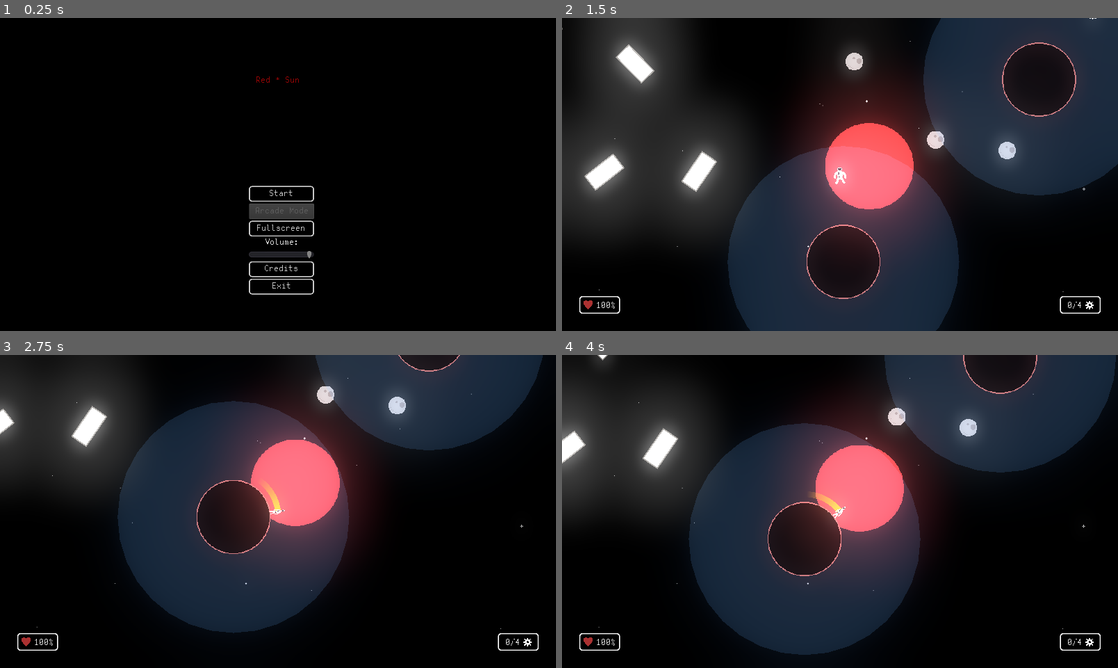
Above: before the commit, frames 1-4 (two rows, left to right).
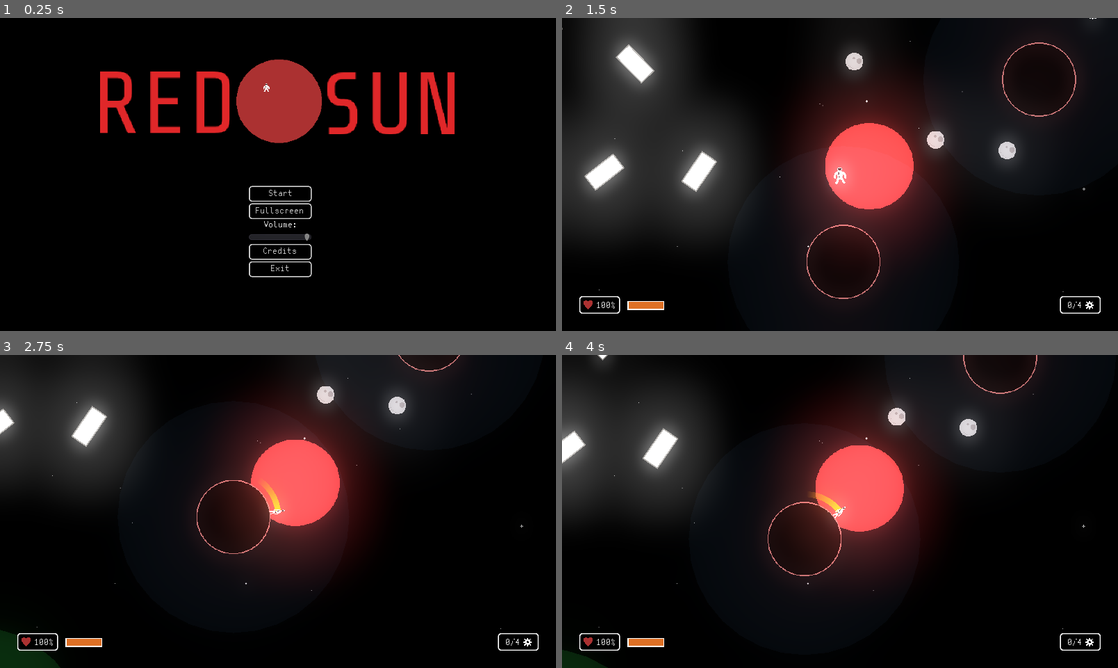
Above: after the commit, the same moments.

Repository: CorvatoCafeto/AsteroidKaiju
Game: Godot game, scene res://interface/TitleSreen.tscn
Two runs of this game, one before a commit and one after it. Both use one fixed random seed, a clock stepped at 60 frames per second and the inputs below.
Inputs:
- Up to frame 1 (0.25 s): no input
- Up to frame 2 (1.5 s): click "Credits" at 0.5 s; click "Start" at 1.25 s
- Up to frame 3 (2.75 s): hold Right (ui_right) from 2.03 s (still down)
- Up to frame 4 (4 s): release Right (ui_right) at 2.78 s; hold Left (ui_left) 2.78-3.53 s; hold Right (ui_right) from 3.53 s (still down)

The runs differ from the first frame. In frame 1, 8.7% of the frame differs, in the area x 18-82%, y 13-89%; in frame 2, 33%, in the area x 11-100%, y 0-100%; in frame 3, 31%; in frame 4, 33%.

Commit message:
Polishing jumping and menus.

Diff:
--- a/autoloads/Globals.gd
+++ b/autoloads/Globals.gd
@@ -3,3 +3,6 @@
 var total_gears = 0
 var astronaut_health = 4
 var hit = false
+var jetpack_fuel = 100
+var jetpack_step = 1
+var death = false
--- /dev/null
+++ b/default_bus_layout.tres
@@ -0,0 +1,3 @@
+[gd_resource type="AudioBusLayout" format=2]
+
+[resource]
--- a/interface/TitleSreen.tscn
+++ b/interface/TitleSreen.tscn
@@ -1,9 +1,10 @@
-[gd_scene load_steps=5 format=2]
+[gd_scene load_steps=6 format=2]
 
 [ext_resource path="res://themes/Retro.tres" type="Theme" id=1]
 [ext_resource path="res://interface/TitleScreen.gd" type="Script" id=2]
-[ext_resource path="res://interface/VolumeSlider.gd" type="Script" id=3]
-[ext_resource path="res://music/TitleScreen.wav" type="AudioStream" id=4]
+[ext_resource path="res://marketing/header.png" type="Texture" id=3]
+[ext_resource path="res://interface/VolumeSlider.gd" type="Script" id=4]
+[ext_resource path="res://music/TitleScreen.wav" type="AudioStream" id=5]
 
 [node name="TitleScreen" type="Control"]
 anchor_right = 1.0
@@ -16,18 +17,13 @@
 anchor_bottom = 1.0
 color = Color( 0, 0, 0, 1 )
 
-[node name="TitleLogo" type="Label" parent="."]
-anchor_left = 0.5
-anchor_right = 0.5
-margin_left = -56.0
-margin_top = 100.0
-margin_right = 56.0
-margin_bottom = 35.0
-custom_colors/font_color = Color( 0.670588, 0.0235294, 0.0235294, 1 )
-text = "Red * Sun
-"
-align = 1
-valign = 1
+[node name="TitleTexture" type="TextureRect" parent="."]
+margin_left = 100.0
+margin_top = 20.0
+margin_right = 1600.0
+margin_bottom = 520.0
+rect_scale = Vector2( 0.5, 0.5 )
+texture = ExtResource( 3 )
 
 [node name="VBoxContainer" type="VBoxContainer" parent="."]
 anchor_left = 0.5
@@ -45,6 +41,7 @@
 text = "Start"
 
 [node name="ArcadeButton" type="Button" parent="VBoxContainer"]
+visible = false
 margin_top = 30.0
 margin_right = 108.0
 margin_bottom = 56.0
@@ -52,40 +49,40 @@
 text = "Arcade Mode"
 
 [node name="FullscreenButton" type="Button" parent="VBoxContainer"]
-margin_top = 60.0
+margin_top = 30.0
 margin_right = 108.0
-margin_bottom = 86.0
+margin_bottom = 56.0
 text = "Fullscreen"
 
 [node name="VolumeLabel" type="Label" parent="VBoxContainer"]
-margin_top = 90.0
+margin_top = 60.0
 margin_right = 108.0
-margin_bottom = 106.0
+margin_bottom = 76.0
 text = "Volume:"
 align = 1
 
 [node name="VolumeSlider" type="HSlider" parent="VBoxContainer"]
-margin_top = 110.0
+margin_top = 80.0
+margin_right = 108.0
+margin_bottom = 96.0
+max_value = 1.0
+value = 1.0
+script = ExtResource( 4 )
+
+[node name="CreditsButton" type="Button" parent="VBoxContainer"]
+margin_top = 100.0
 margin_right = 108.0
 margin_bottom = 126.0
-max_value = 1.0
-value = 1.0
-script = ExtResource( 3 )
+text = "Credits"
 
-[node name="CreditsButton" type="Button" parent="VBoxContainer"]
+[node name="ExitButton" type="Button" parent="VBoxContainer"]
 margin_top = 130.0
 margin_right = 108.0
 margin_bottom = 156.0
-text = "Credits"
-
-[node name="ExitButton" type="Button" parent="VBoxContainer"]
-margin_top = 160.0
-margin_right = 108.0
-margin_bottom = 186.0
 text = "Exit"
 
 [node name="AudioStreamPlayer" type="AudioStreamPlayer" parent="."]
-stream = ExtResource( 4 )
+stream = ExtResource( 5 )
 autoplay = true
 
 [connection signal="pressed" from="VBoxContainer/StartButton" to="." method="_on_StartButton_pressed"]
--- a/interface/UserInterface.gd
+++ b/interface/UserInterface.gd
@@ -2,10 +2,18 @@
 
 onready var quantity = $Control/GearsPanel/Quantity
 onready var health = $Control/HealthPanel/Percentage
+onready var fuel = $Control/ProgressBar
+
+func _ready():
+	fuel.value = Globals.jetpack_fuel
+	fuel.max_value = Globals.jetpack_fuel
+	fuel.step = Globals.jetpack_step
+	$Control/HBoxContainer.visible = false
 
 func _process(delta):
 	update_gears()
 	update_health()
+	update_fuel()
 
 func update_gears():
 	match Globals.total_gears:
@@ -24,6 +32,7 @@
 	match Globals.astronaut_health:
 		0:
 			health.text = "000%"
+			$Control/HBoxContainer.visible = true
 		1:
 			health.text = "025%"
 		2:
@@ -32,3 +41,12 @@
 			health.text = "075%"
 		4:
 			health.text = "100%"
+
+func update_fuel():
+	fuel.value = Globals.jetpack_fuel
+
+func _on_Retry_pressed():
+	get_tree().change_scene("res://scenes/AnotherSpace.tscn")
+
+func _on_Exit_pressed():
+	get_tree().quit()
--- a/interface/UserInterface.tscn
+++ b/interface/UserInterface.tscn
@@ -1,9 +1,12 @@
-[gd_scene load_steps=5 format=2]
+[gd_scene load_steps=8 format=2]
 
 [ext_resource path="res://interface/UserInterface.gd" type="Script" id=1]
 [ext_resource path="res://themes/Retro.tres" type="Theme" id=2]
 [ext_resource path="res://textures/heart.png" type="Texture" id=3]
 [ext_resource path="res://textures/gear.png" type="Texture" id=4]
+[ext_resource path="res://textures/fuelbar_under.png" type="Texture" id=5]
+[ext_resource path="res://textures/fuelbar_over.png" type="Texture" id=6]
+[ext_resource path="res://textures/fuelbar_progress.png" type="Texture" id=7]
 
 [node name="UserInterface" type="CanvasLayer"]
 script = ExtResource( 1 )
@@ -14,6 +17,7 @@
 theme = ExtResource( 2 )
 
 [node name="HealthPanel" type="Panel" parent="Control"]
+editor/display_folded = true
 margin_left = 30.0
 margin_top = 480.0
 margin_right = 100.0
@@ -34,6 +38,7 @@
 texture = ExtResource( 3 )
 
 [node name="GearsPanel" type="Panel" parent="Control"]
+editor/display_folded = true
 margin_left = 860.0
 margin_top = 480.0
 margin_right = 930.0
@@ -52,3 +57,38 @@
 [node name="GearTexture" type="Sprite" parent="Control/GearsPanel"]
 position = Vector2( 51.1199, 15.3998 )
 texture = ExtResource( 4 )
+
+[node name="ProgressBar" type="TextureProgress" parent="Control"]
+margin_left = 113.351
+margin_top = 487.763
+margin_right = 177.351
+margin_bottom = 503.763
+rounded = true
+texture_under = ExtResource( 5 )
+texture_over = ExtResource( 6 )
+texture_progress = ExtResource( 7 )
+
+[node name="HBoxContainer" type="HBoxContainer" parent="Control"]
+visible = false
+anchor_left = 0.5
+anchor_top = 0.5
+anchor_right = 0.5
+anchor_bottom = 0.5
+margin_left = 405.059
+margin_top = 213.277
+margin_right = 521.059
+margin_bottom = 239.277
+
+[node name="Retry" type="Button" parent="Control/HBoxContainer"]
+margin_right = 60.0
+margin_bottom = 26.0
+text = "Retry"
+
+[node name="Exit" type="Button" parent="Control/HBoxContainer"]
+margin_left = 64.0
+margin_right = 116.0
+margin_bottom = 26.0
+text = "Exit"
+
+[connection signal="pressed" from="Control/HBoxContainer/Retry" to="." method="_on_Retry_pressed"]
+[connection signal="pressed" from="Control/HBoxContainer/Exit" to="." method="_on_Exit_pressed"]
--- a/objects/Planetoid.gd
+++ b/objects/Planetoid.gd
@@ -2,7 +2,8 @@
 
 export (Color) var atmosphere = Color(.37, .62, .9, .15)
 
-const GRAVITY = 200#4000
+#const GRAVITY = 200
+export var GRAVITY = 200
 
 onready var gravityCenter = get_node("GravityCenter")
 var gravityEffectField = GRAVITY
--- a/objects/Planetoid.tscn
+++ b/objects/Planetoid.tscn
@@ -9,7 +9,9 @@
 [node name="Planetoid" type="StaticBody2D" groups=[
 "Planet",
 ]]
+collision_layer = 2
 script = ExtResource( 1 )
+atmosphere = Color( 0.368627, 0.619608, 0.901961, 0.0392157 )
 
 [node name="Sprite" type="Sprite" parent="."]
 modulate = Color( 0.686275, 0.403922, 0.403922, 1 )
--- a/objects/StaticPlatform.tscn
+++ b/objects/StaticPlatform.tscn
@@ -6,6 +6,7 @@
 extents = Vector2( 31.3636, 15.1136 )
 
 [node name="StaticPlatform" type="StaticBody2D"]
+collision_layer = 2
 
 [node name="Sprite" type="Sprite" parent="."]
 texture = ExtResource( 1 )
--- /dev/null
+++ b/scenes/AnotherSpace.gd
@@ -0,0 +1,5 @@
+extends WorldEnvironment
+
+func _on_Timer_timeout():
+	$AnimationPlayer.current_animation = "FadeIn"
+	$AnimationPlayer.play()
--- a/scenes/AnotherSpace.tscn
+++ b/scenes/AnotherSpace.tscn
@@ -1,14 +1,15 @@
-[gd_scene load_steps=11 format=2]
+[gd_scene load_steps=13 format=2]
 
-[ext_resource path="res://scenes/Astronaut.tscn" type="PackedScene" id=1]
-[ext_resource path="res://scenes/Background.tscn" type="PackedScene" id=2]
-[ext_resource path="res://interface/UserInterface.tscn" type="PackedScene" id=3]
-[ext_resource path="res://music/GameLoop.wav" type="AudioStream" id=4]
-[ext_resource path="res://objects/Gear.tscn" type="PackedScene" id=5]
-[ext_resource path="res://objects/Debris.tscn" type="PackedScene" id=6]
-[ext_resource path="res://objects/StaticPlatform.tscn" type="PackedScene" id=7]
-[ext_resource path="res://objects/Planetoid.tscn" type="PackedScene" id=8]
-[ext_resource path="res://textures/spaceship.png" type="Texture" id=9]
+[ext_resource path="res://scenes/AnotherSpace.gd" type="Script" id=1]
+[ext_resource path="res://scenes/Astronaut.tscn" type="PackedScene" id=2]
+[ext_resource path="res://scenes/Background.tscn" type="PackedScene" id=3]
+[ext_resource path="res://interface/UserInterface.tscn" type="PackedScene" id=4]
+[ext_resource path="res://music/GameLoop.wav" type="AudioStream" id=5]
+[ext_resource path="res://textures/spaceship.png" type="Texture" id=6]
+[ext_resource path="res://objects/Gear.tscn" type="PackedScene" id=7]
+[ext_resource path="res://objects/Debris.tscn" type="PackedScene" id=8]
+[ext_resource path="res://objects/StaticPlatform.tscn" type="PackedScene" id=9]
+[ext_resource path="res://objects/Planetoid.tscn" type="PackedScene" id=10]
 
 [sub_resource type="Environment" id=1]
 background_mode = 4
@@ -18,81 +19,140 @@
 glow_blend_mode = 0
 glow_bicubic_upscale = true
 
+[sub_resource type="Animation" id=2]
+resource_name = "FadeIn"
+length = 2.0
+tracks/0/type = "value"
+tracks/0/path = NodePath(".:volume_db")
+tracks/0/interp = 1
+tracks/0/loop_wrap = true
+tracks/0/imported = false
+tracks/0/enabled = true
+tracks/0/keys = {
+"times": PoolRealArray( 0, 2 ),
+"transitions": PoolRealArray( 1, 1 ),
+"update": 0,
+"values": [ -40.0, 0.0 ]
+}
+tracks/1/type = "value"
+tracks/1/path = NodePath(".:playing")
+tracks/1/interp = 1
+tracks/1/loop_wrap = true
+tracks/1/imported = false
+tracks/1/enabled = true
+tracks/1/keys = {
+"times": PoolRealArray( 0.00893394 ),
+"transitions": PoolRealArray( 1 ),
+"update": 1,
+"values": [ true ]
+}
+
 [node name="AnotherSpace" type="WorldEnvironment"]
 environment = SubResource( 1 )
+script = ExtResource( 1 )
 
-[node name="Astronaut" parent="." instance=ExtResource( 1 )]
+[node name="Astronaut" parent="." instance=ExtResource( 2 )]
 position = Vector2( -203.584, 51.8946 )
 
-[node name="Background" parent="." instance=ExtResource( 2 )]
+[node name="Background" parent="." instance=ExtResource( 3 )]
 
-[node name="UserInterface" parent="." instance=ExtResource( 3 )]
+[node name="UserInterface" parent="." instance=ExtResource( 4 )]
+
+[node name="AnimationPlayer" type="AnimationPlayer" parent="."]
+root_node = NodePath("../AudioStreamPlayer")
+anims/FadeIn = SubResource( 2 )
 
 [node name="AudioStreamPlayer" type="AudioStreamPlayer" parent="."]
-stream = ExtResource( 4 )
-volume_db = -5.0
-autoplay = true
+stream = ExtResource( 5 )
+
+[node name="Spaceship" type="Sprite" parent="."]
+position = Vector2( -319.95, 917.892 )
+rotation = -2.09428
+z_index = -1
+texture = ExtResource( 6 )
 
 [node name="Gears" type="Node" parent="."]
 editor/display_folded = true
 
-[node name="Gear" parent="Gears" instance=ExtResource( 5 )]
+[node name="Gear" parent="Gears" instance=ExtResource( 7 )]
 position = Vector2( -732.34, -230.489 )
 
-[node name="Gear2" parent="Gears" instance=ExtResource( 5 )]
+[node name="Gear2" parent="Gears" instance=ExtResource( 7 )]
 position = Vector2( 232.9, -217.547 )
 
 [node name="Debris" type="Node" parent="."]
 editor/display_folded = true
 
-[node name="Debris" parent="Debris" instance=ExtResource( 6 )]
+[node name="Debris" parent="Debris" instance=ExtResource( 8 )]
 position = Vector2( -178.454, -138.017 )
 
-[node name="Debris2" parent="Debris" instance=ExtResource( 6 )]
+[node name="Debris2" parent="Debris" instance=ExtResource( 8 )]
 position = Vector2( -38.1675, -3.2612 )
 
-[node name="Debris3" parent="Debris" instance=ExtResource( 6 )]
+[node name="Debris3" parent="Debris" instance=ExtResource( 8 )]
 position = Vector2( 85.2099, 15.4912 )
 
-[node name="Debris4" parent="Debris" instance=ExtResource( 6 )]
+[node name="Debris4" parent="Debris" instance=ExtResource( 8 )]
 position = Vector2( 65.3182, -261.514 )
 
-[node name="Debris5" parent="Debris" instance=ExtResource( 6 )]
+[node name="Debris5" parent="Debris" instance=ExtResource( 8 )]
 position = Vector2( -738.393, -81.2374 )
 
 [node name="StaticPlatorms" type="Node" parent="."]
 editor/display_folded = true
 
-[node name="StaticPlatform" parent="StaticPlatorms" instance=ExtResource( 7 )]
+[node name="StaticPlatform" parent="StaticPlatorms" instance=ExtResource( 9 )]
 position = Vector2( -446.62, 51.495 )
 rotation = 2.17485
 
-[node name="StaticPlatform2" parent="StaticPlatorms" instance=ExtResource( 7 )]
+[node name="StaticPlatform2" parent="StaticPlatorms" instance=ExtResource( 9 )]
 position = Vector2( -610.278, 52.5374 )
 rotation = 2.47728
 
-[node name="StaticPlatform3" parent="StaticPlatorms" instance=ExtResource( 7 )]
+[node name="StaticPlatform3" parent="StaticPlatorms" instance=ExtResource( 9 )]
 position = Vector2( -557.115, -134.054 )
 rotation = 3.93765
 
-[node name="StaticPlatform4" parent="StaticPlatorms" instance=ExtResource( 7 )]
+[node name="StaticPlatform4" parent="StaticPlatorms" instance=ExtResource( 9 )]
 position = Vector2( -716.604, -187.217 )
 rotation = 2.47728
 
 [node name="Planetoids" type="Node" parent="."]
 editor/display_folded = true
 
-[node name="Planetoid" parent="Planetoids" instance=ExtResource( 8 )]
+[node name="Planetoid" parent="Planetoids" instance=ExtResource( 10 )]
 position = Vector2( -197.554, 207.72 )
 
-[node name="Planetoid2" parent="Planetoids" instance=ExtResource( 8 )]
+[node name="Planetoid2" parent="Planetoids" instance=ExtResource( 10 )]
 position = Vector2( 140.256, -107.012 )
 
-[node name="Planetoid3" parent="Planetoids" instance=ExtResource( 8 )]
+[node name="Planetoid3" parent="Planetoids" instance=ExtResource( 10 )]
+editor/display_folded = true
 position = Vector2( -213.501, 855.631 )
 
-[node name="Spaceship" type="Sprite" parent="."]
-position = Vector2( -319.95, 917.892 )
-rotation = -2.09428
-z_index = -1
-texture = ExtResource( 9 )
+[node name="Sprite" parent="Planetoids/Planetoid3" index="0"]
+modulate = Color( 0.964706, 0.964706, 0.964706, 1 )
+
+[node name="Planetoid4" parent="Planetoids" instance=ExtResource( 10 )]
+editor/display_folded = true
+position = Vector2( -648.493, 595.959 )
+atmosphere = Color( 0.168627, 0.721569, 0.254902, 0.14902 )
+GRAVITY = 500
+
+[node name="Sprite" parent="Planetoids/Planetoid4" index="0"]
+modulate = Color( 0.27451, 0.823529, 0.176471, 1 )
+scale = Vector2( 2, 2 )
+
+[node name="CollisionShape2D" parent="Planetoids/Planetoid4" index="1"]
+scale = Vector2( 2, 2 )
+
+[node name="Timer" type="Timer" parent="."]
+wait_time = 3.0
+one_shot = true
+autostart = true
+
+[connection signal="timeout" from="Timer" to="." method="_on_Timer_timeout"]
+
+[editable path="Planetoids/Planetoid3"]
+
+[editable path="Planetoids/Planetoid4"]
--- a/scenes/Astronaut.gd
+++ b/scenes/Astronaut.gd
@@ -27,25 +27,26 @@
 	if(nextPlanet != closestPlanet && nextPlanet.is_in_gravity_field(global_position)):
 		closestPlanet = nextPlanet
 
-	applyMovement(delta)
-	applyGravity(delta)
-	applyJump(delta)
-	checkHit()
+	if Globals.death == false:
+		applyMovement(delta)
+		applyGravity(delta)
+		applyJump(delta)
+		checkHit()
 
-	var playerRot = get_player_rotation()
+		var playerRot = get_player_rotation()
 
-	velocity = Vector2(speed.x * delta, speed.y * delta)
-	velocity = velocity.rotated(playerRot)
+		velocity = Vector2(speed.x * delta, speed.y * delta)
+		velocity = velocity.rotated(playerRot)
 
-	move_and_slide(velocity)
-	set_rotation(playerRot)
+		move_and_slide(velocity)
+		set_rotation(playerRot)
 
 func checkHit():
 	if Globals.hit == true:
 		$AnimationPlayer.current_animation = "Hit"
 		Globals.hit = false
 	if Globals.astronaut_health <= 0:
-		self.queue_free()
+		Globals.death = true
 
 
 func applyMovement(delta):
@@ -73,6 +74,9 @@
 	if Input.is_action_just_released("ui_right"):
 		can_move = true
 
+	if $RechargeRaycast.is_colliding():
+		Globals.jetpack_fuel = 100
+
 	speed.x = clamp(speed.x, -MAX_SPEED, MAX_SPEED)
 
 func applyGravity(delta):
@@ -81,8 +85,10 @@
 
 func applyJump(delta):
 	if Input.is_action_pressed("ui_up"):
-		speed.y = -JUMP_FORCE
-		$AnimationPlayer.current_animation = "Jump"
+		if(Globals.jetpack_fuel >= Globals.jetpack_step):
+			speed.y = -JUMP_FORCE
+			$AnimationPlayer.current_animation = "Jump"
+			Globals.jetpack_fuel -= Globals.jetpack_step
 	else:
 		speed.y += JUMP_FORCE * delta
 
--- a/scenes/Astronaut.tscn
+++ b/scenes/Astronaut.tscn
@@ -185,6 +185,7 @@
 
 [node name="Astronaut" type="KinematicBody2D"]
 rotation = 0.0710849
+collision_mask = 2
 script = ExtResource( 1 )
 
 [node name="Position2D" type="Position2D" parent="."]
@@ -223,4 +224,9 @@
 stream = ExtResource( 5 )
 volume_db = -10.0
 
+[node name="RechargeRaycast" type="RayCast2D" parent="."]
+enabled = true
+cast_to = Vector2( 0, 15 )
+collision_mask = 2
+
 [connection signal="animation_finished" from="AnimationPlayer" to="." method="_on_AnimationPlayer_animation_finished"]
Binary file added: marketing/cover.aseprite
Binary file added: marketing/cover.png
Not shown, added: marketing/cover.png.import
Binary file added: marketing/header.aseprite
Binary file added: marketing/header.png
Not shown, added: marketing/header.png.import
Binary file added: marketing/red_words.png
Not shown, added: marketing/red_words.png.import
Binary file added: marketing/sun_words.png
Not shown, added: marketing/sun_words.png.import
Binary file added: textures/fuelbar_over.png
Not shown, added: textures/fuelbar_over.png.import
(and 4 more such lines)
